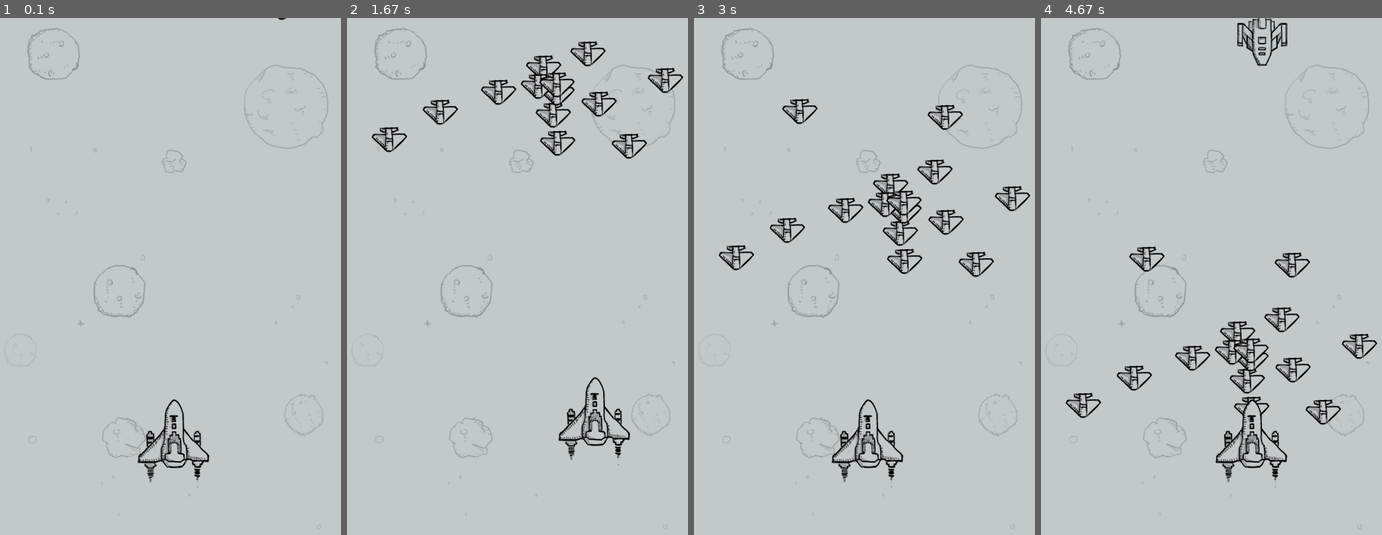
Above: before the commit, frames 1-4 (left to right).
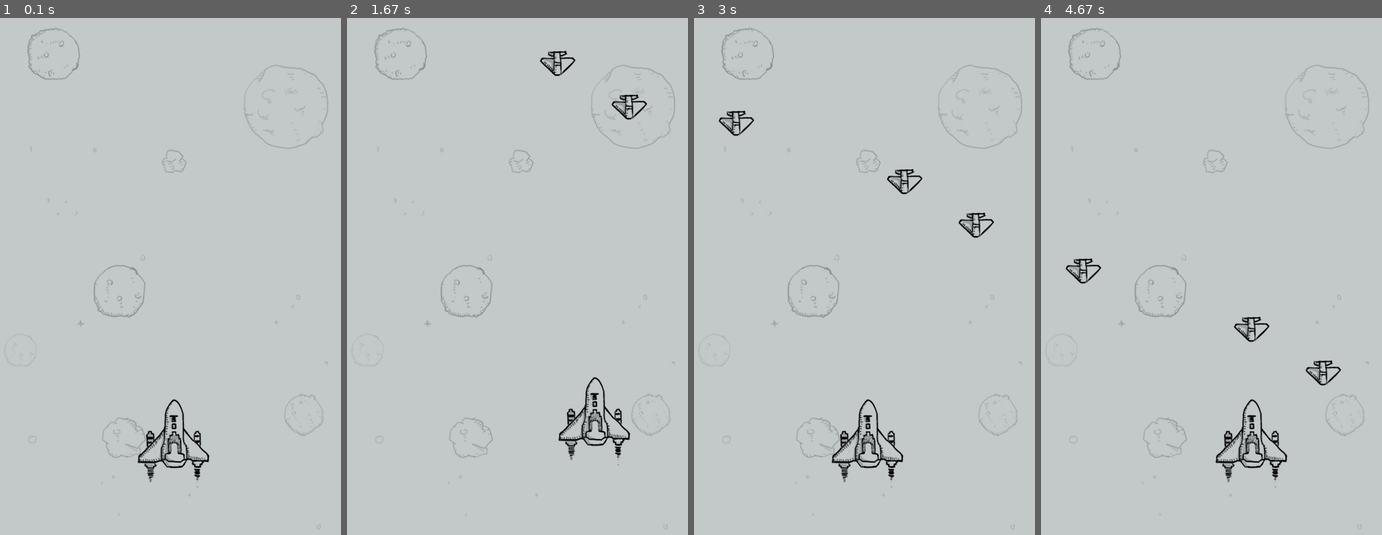
Above: after the commit, the same moments.

Repository: yuyi1266173/AircraftWar_PyGame
Game: pygame game, started from main.py
The game is run twice, just before and just after one commit, with the same random seed, the same clock (stepped at 60 frames per second) and the same inputs.
Inputs:
- Up to frame 1 (0.1 s): no input
- Up to frame 2 (1.67 s): hold Right 0.33-0.8 s; hold Up 0.83-1.13 s; hold Right 1.17-1.63 s
- Up to frame 3 (3 s): hold Left 1.67-2.2 s; hold Down 2.23-2.53 s; hold Left 2.57-2.97 s
- Up to frame 4 (4.67 s): hold Up 3-3.37 s; hold Right 3.4-4.03 s; hold Down 4.07-4.43 s; hold Left from 4.47 s (still down)

The runs differ from the first frame. In frame 1, less than 0.1% of the frame differs, in the area x 81-84%, y 0-1%; in frame 2, 3.0%; in frame 3, 3.6%; in frame 4, 4.0%, in the area x 7-99%, y 0-79%.

Commit message:
modify enemy.rect.bottom and add BigEnemy sound

Diff:
--- a/enemy.py
+++ b/enemy.py
@@ -14,12 +14,12 @@
 		self.rect = self.image.get_rect()
 		self.moveSpace = bg_size
 		self.rect.left = randint(0, self.moveSpace[0] - self.rect.width)
-		self.rect.bottom = randint(-5*self.rect.height, 0)
+		self.rect.bottom = randint(-5*self.moveSpace[1], 0)
 		self.speed = 2
 
 	def reset(self):
 		self.rect.left = randint(0, self.moveSpace[0] - self.rect.width)
-		self.rect.bottom = randint(-5*self.rect.height, 0)
+		self.rect.bottom = randint(-5*self.moveSpace[1], 0)
 
 	def move(self):
 		if self.rect.top < self.moveSpace[1]:
@@ -37,12 +37,12 @@
 		self.rect = self.image.get_rect()
 		self.moveSpace = bg_size
 		self.rect.left = randint(0, self.moveSpace[0] - self.rect.width)
-		self.rect.bottom = randint(-10*self.rect.height, 0)
+		self.rect.bottom = randint(-10*self.moveSpace[1], -self.moveSpace[1])
 		self.speed = 1
 
 	def reset(self):
 		self.rect.left = randint(0, self.moveSpace[0] - self.rect.width)
-		self.rect.bottom = randint(-10*self.rect.height, 0)
+		self.rect.bottom = randint(-10*self.moveSpace[1], -self.moveSpace[1])
 
 	def move(self):
 		if self.rect.top < self.moveSpace[1]:
@@ -61,13 +61,12 @@
 		self.rect = self.image1.get_rect()
 		self.moveSpace = bg_size
 		self.rect.left = randint(0, self.moveSpace[0] - self.rect.width)
-		self.rect.bottom = randint(-15*self.rect.height, 0)
+		self.rect.bottom = randint(-15*self.moveSpace[1], -5 * self.moveSpace[1])
 		self.speed = 1
 
 	def reset(self):
 		self.rect.left = randint(0, self.moveSpace[0] - self.rect.width)
-		self.rect.bottom = randint(-15*self.rect.height, 0)
-
+		self.rect.bottom = randint(-15*self.moveSpace[1], -5 * self.moveSpace[1])
 	def move(self):
 		if self.rect.top < self.moveSpace[1]:
 			self.rect.top += self.speed
--- a/main.py
+++ b/main.py
@@ -41,6 +41,9 @@
 	pygame.mixer.music.load('sound/game_music.ogg')
 	pygame.mixer.music.set_volume(0.2)
 
+	enemy3_fly_sound = pygame.mixer.Sound('sound/enemy3_flying.wav')
+	enemy3_fly_sound.set_volume(0.2)
+
 	clock = pygame.time.Clock()
 	pygame.mixer.music.play()
 
@@ -76,19 +79,30 @@
 
 		screen.blit( background, (0, 0) )
 
-		for enemy in enemies:
-			enemy.move()
-
-			if enemy in big_enemies:
-				screen.blit(enemy.image1, enemy.rect)
-			else:
-				screen.blit(enemy.image, enemy.rect)
-
 		delay -= 1
 
 		if not delay:
 			delay = 5
 			switch_image = not switch_image
+
+		for enemy in big_enemies:
+			enemy.move()
+
+			if switch_image:
+				screen.blit(enemy.image1, enemy.rect)
+			else:
+				screen.blit(enemy.image2, enemy.rect)
+
+			if enemy.rect.bottom > -50:
+				enemy3_fly_sound.play()
+
+		for enemy in mid_enemies:
+			enemy.move()
+			screen.blit(enemy.image, enemy.rect)
+
+		for enemy in small_enemies:
+			enemy.move()
+			screen.blit(enemy.image, enemy.rect)
 
 		if switch_image:
 			screen.blit( me.image1, me.rect )
